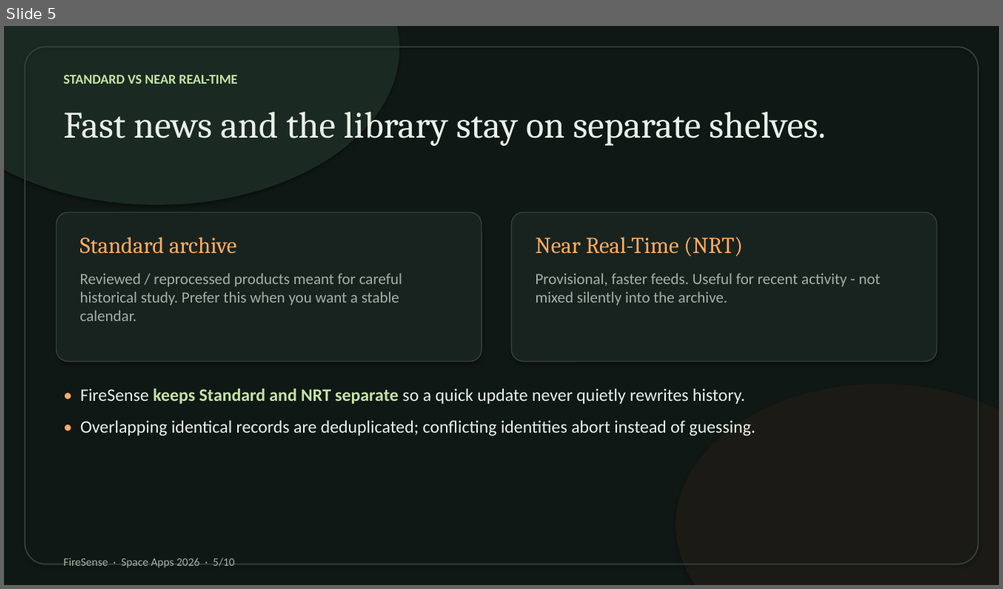
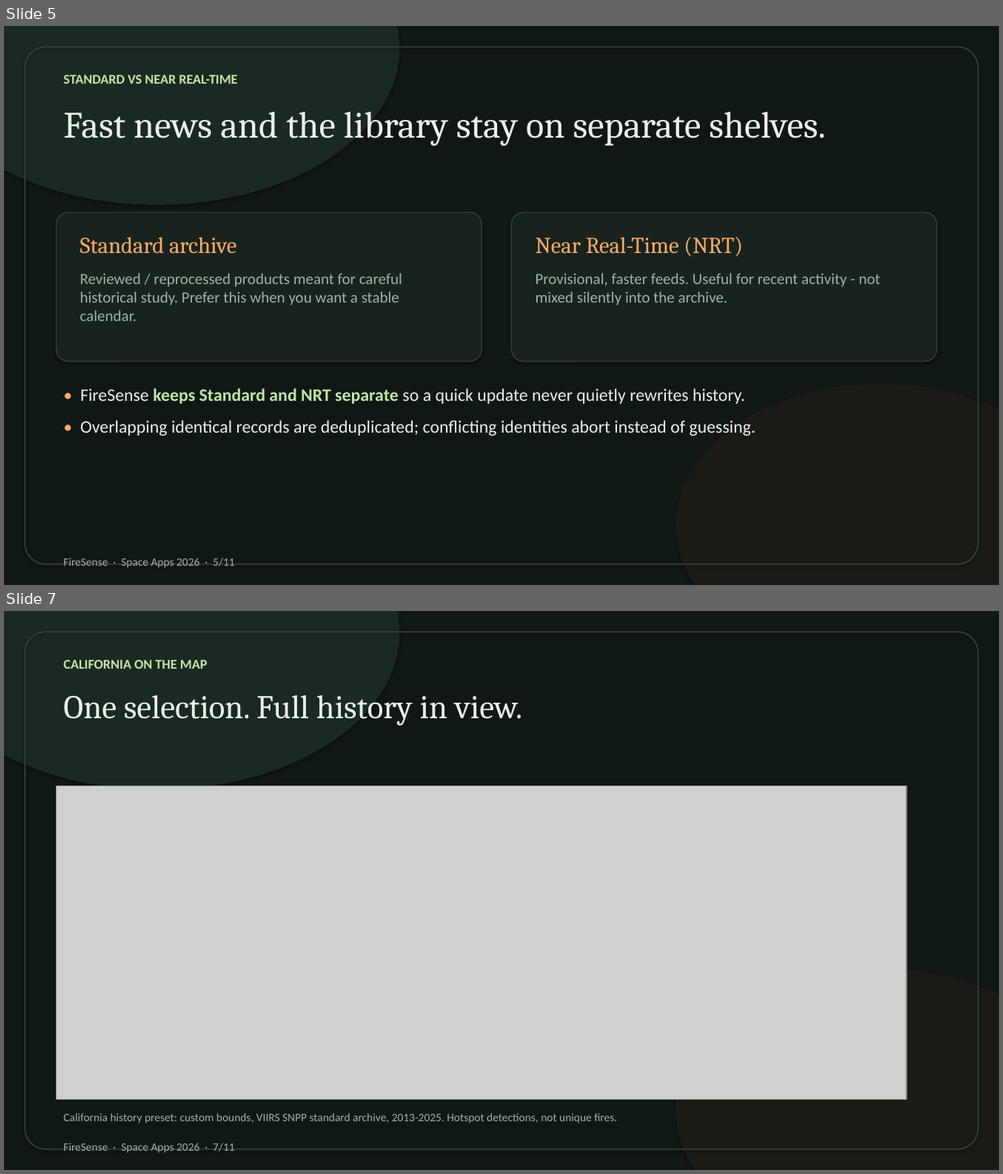
Before and after one commit to likith17/firesense, a slide deck: dist/FireSense-slides.pptx. Shown one above the other, each under a label of ours: slide 5 before the commit, slides 5 and 7 after it; the slides between them are not shown. The pictures are 1003x589 and 1003x1174 pixels, drawn with LibreOffice and Linux fonts; fonts in the diff are those of the drawing; grey boxes stand for pictures. Boxes give left, top, right and bottom in pixels: in the first picture for what was removed or moved away, otherwise in the second. Text is boxed around its words. In the diff, an @@ line names an element or a change of style, - is before the commit and + after.

```diff
--- a/dist/FireSense-slides.pptx
+++ b/dist/FireSense-slides.pptx
@@ slide 7 added at bbox=[4, 611, 999, 1170], background #FFFFFF @@
@@ rectangle added at bbox=[4, 611, 999, 1170], fill #101816 @@
@@ ellipse added at bbox=[4, 611, 399, 790], fill #1A2A22 @@
@@ rounded rectangle added at bbox=[25, 632, 978, 1150], outline #334139 1.25 pt @@
@@ text added at bbox=[63, 660, 208, 669], 13 pt, text #C5E4A5, bold @@
+CALIFORNIA ON THE MAP
@@ text added at bbox=[63, 695, 522, 726], 32 pt, text #EAF0E8 @@
+One selection. Full history in view.
@@ picture added at bbox=[57, 786, 906, 1099] @@
@@ ellipse added at bbox=[675, 969, 999, 1170], fill #1C1A14 @@
@@ text added at bbox=[63, 1113, 617, 1124], 11 pt, text #A2B1A4 @@
+California history preset: custom bounds, VIIRS SNPP standard archive, 2013-2025. Hotspot detections, not unique fires.
@@ text added at bbox=[63, 1143, 234, 1153], 11 pt, text #A2B1A4 @@
+FireSense · Space Apps 2026 · 7/11
@@ slide 5 changed as well @@
@@ text at bbox=[63, 558, 234, 568]: text changed @@
-FireSense · Space Apps 2026 · 5/10
+FireSense · Space Apps 2026 · 5/11
```
Also in this commit, not shown: 9 other slides changed, 6 other files.
